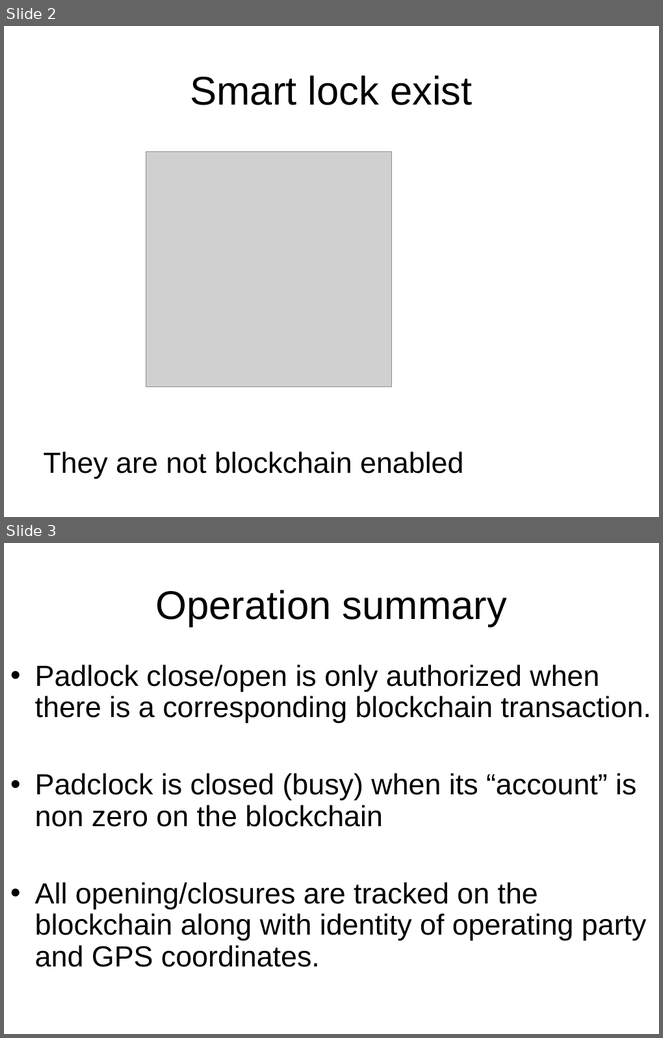
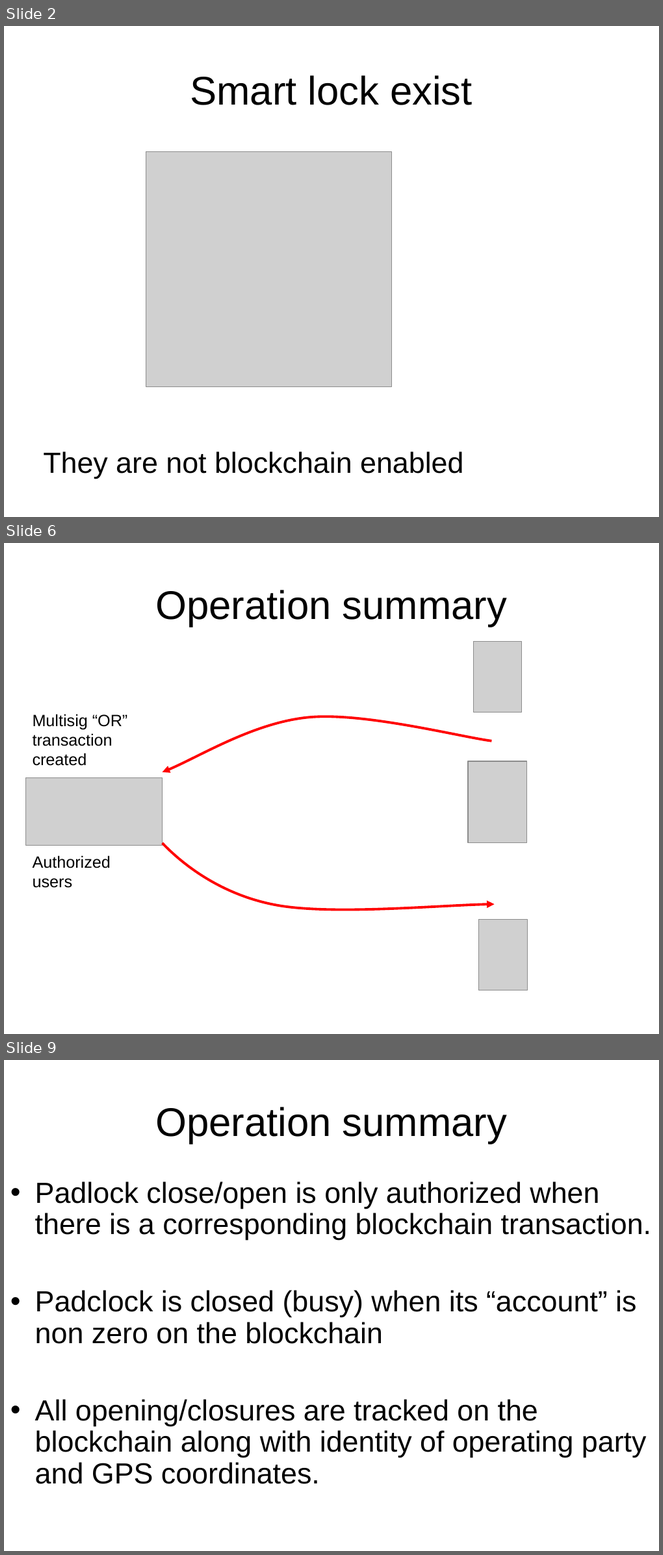
Before and after one commit to blockTeamhackathon/documents, a slide deck: B’Lock.ppt. Shown one above the other, each under a label of ours: slides 2 and 3 before the commit, slides 2, 6 and 9 after it; the slides between them are not shown. The pictures are 663x1038 and 663x1555 pixels, drawn with LibreOffice and Linux fonts; fonts in the diff are those of the drawing; grey boxes stand for pictures. Boxes give left, top, right and bottom in pixels: in the first picture for what was removed or moved away, otherwise in the second. Text is boxed around its words. In the diff, an @@ line names an element or a change of style, - is before the commit and + after.

```diff
--- a/B’Lock.ppt
+++ b/B’Lock.ppt
@@ slide 6 added at (4,543,659,1034), background #FFFFFF @@
@@ title added at (155,590,507,627), 44 pt, text #000000 @@
+Operation summary
@@ picture added at (474,641,522,712) @@
@@ text added at (33,714,128,766), 18 pt, text #000000 @@
+Multisig “OR” transaction created
@@ freeform shape added at (163,712,492,772), outline #FF0000 2.75 pt @@
@@ picture added at (468,761,527,843) @@
@@ picture added at (25,778,162,845) @@
@@ freeform shape added at (163,843,495,915), outline #FF0000 2.75 pt @@
@@ text added at (33,856,111,888), 18 pt, text #000000 @@
+Authorized users
@@ picture added at (479,920,527,990) @@
@@ what was slide 3 is now slide 9 @@
```
Also in this commit, not shown: 4 slides changed, 3 other slides added.
